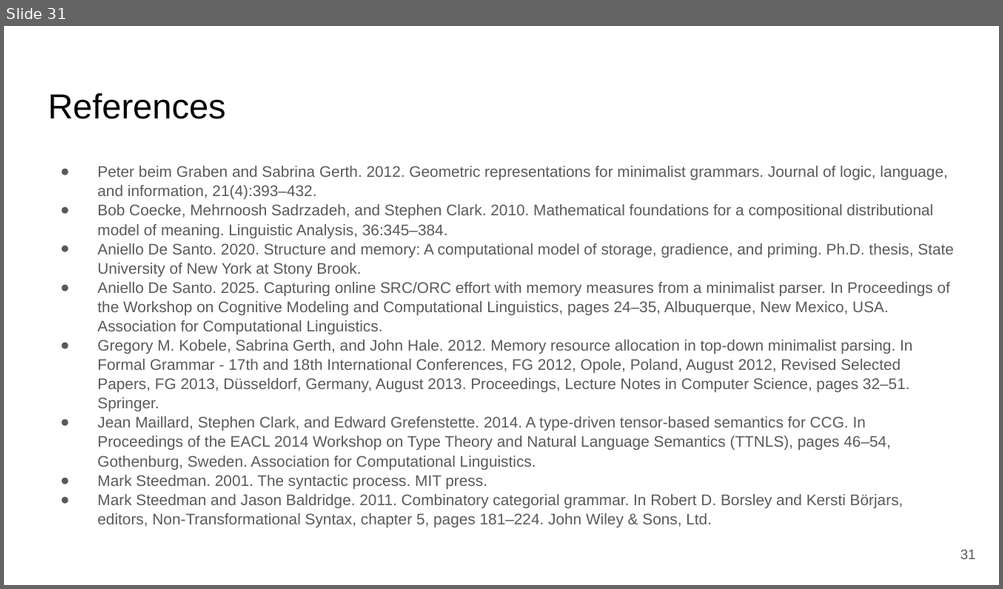
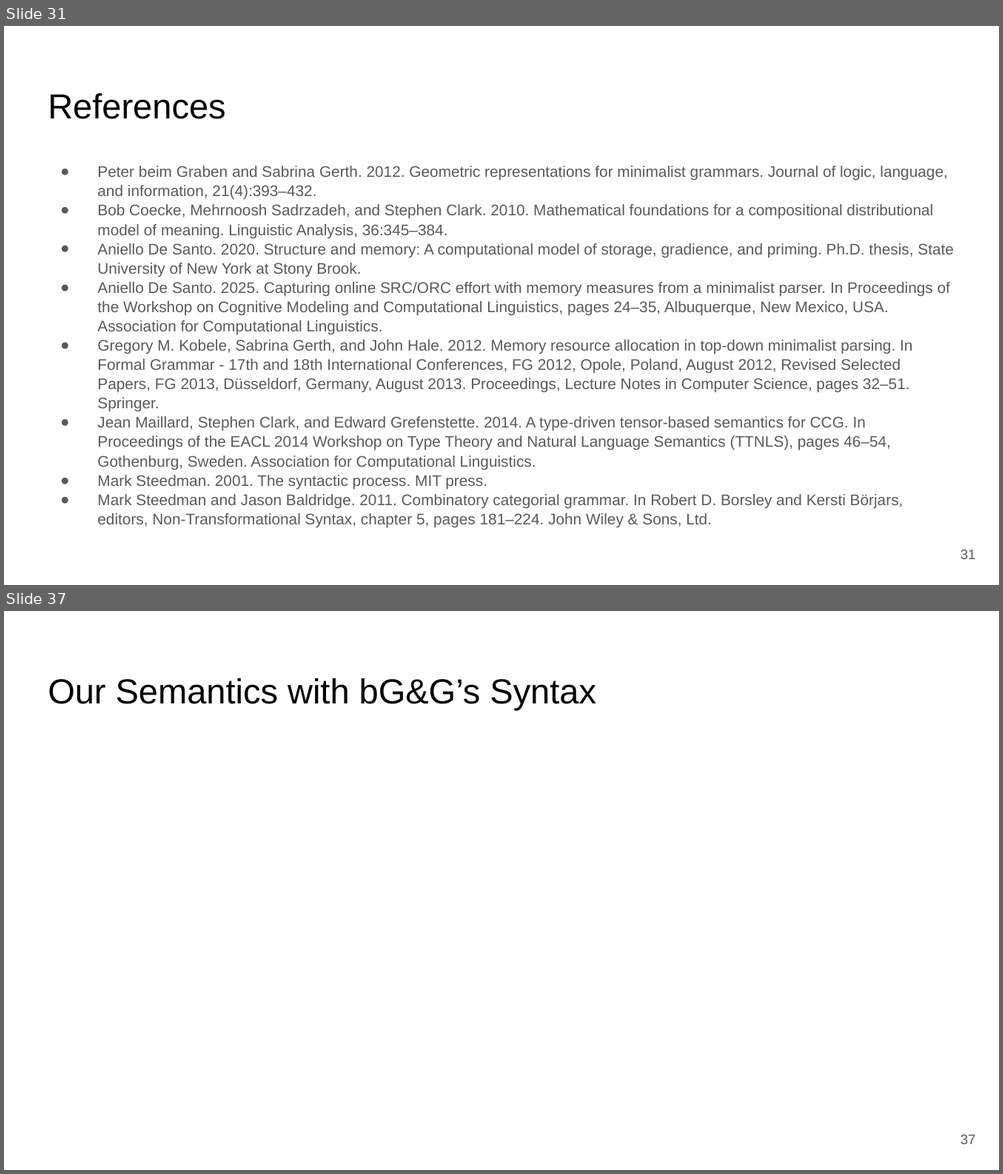
Before and after one commit to JPJ280/jpj280.github.io, a slide deck: publications/SCIL_2026_MG_Tensors/slides/SCIL_2026_MG_Tensors_Slides.pptx. Shown one above the other, each under a label of ours: slide 31 before the commit, slides 31 and 37 after it; the slides between them are not shown. The pictures are 1003x589 and 1003x1174 pixels, drawn with LibreOffice and Linux fonts; fonts in the diff are those of the drawing; grey boxes stand for pictures. Boxes give left, top, right and bottom in pixels: in the first picture for what was removed or moved away, otherwise in the second. Text is boxed around its words. In the diff, an @@ line names an element or a change of style, - is before the commit and + after.

```diff
--- a/publications/SCIL_2026_MG_Tensors/slides/SCIL_2026_MG_Tensors_Slides.pptx
+++ b/publications/SCIL_2026_MG_Tensors/slides/SCIL_2026_MG_Tensors_Slides.pptx
@@ slide 37 added at (x1=4, y1=611, x2=999, y2=1170), background #FFFFFF @@
@@ title added at (x1=48, y1=678, x2=596, y2=710), 25.2 pt, text #000000 @@
+Our Semantics with bG&G’s Syntax
@@ page number added at (x1=960, y1=1135, x2=976, y2=1145), 10 pt, text #595959 @@
+37
```
Also in this commit, not shown: 7 slides changed, 5 other slides added, 2 other files.
